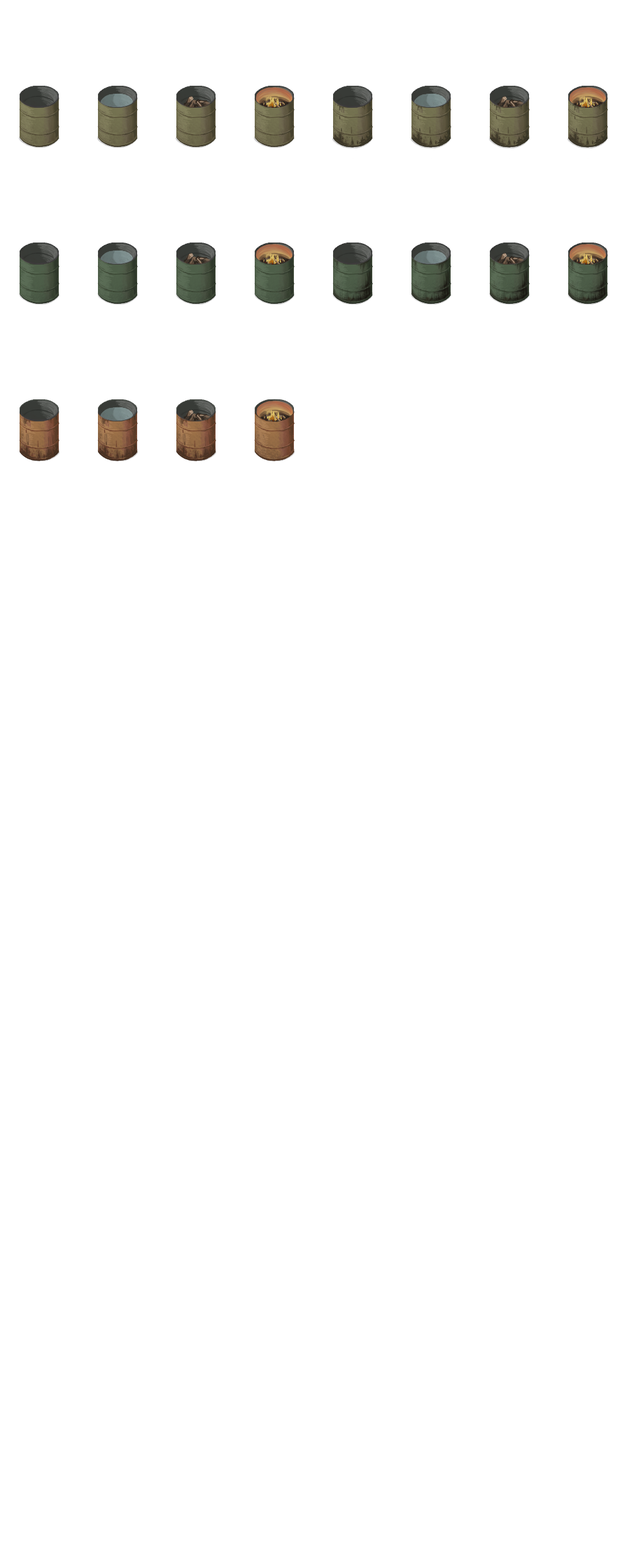
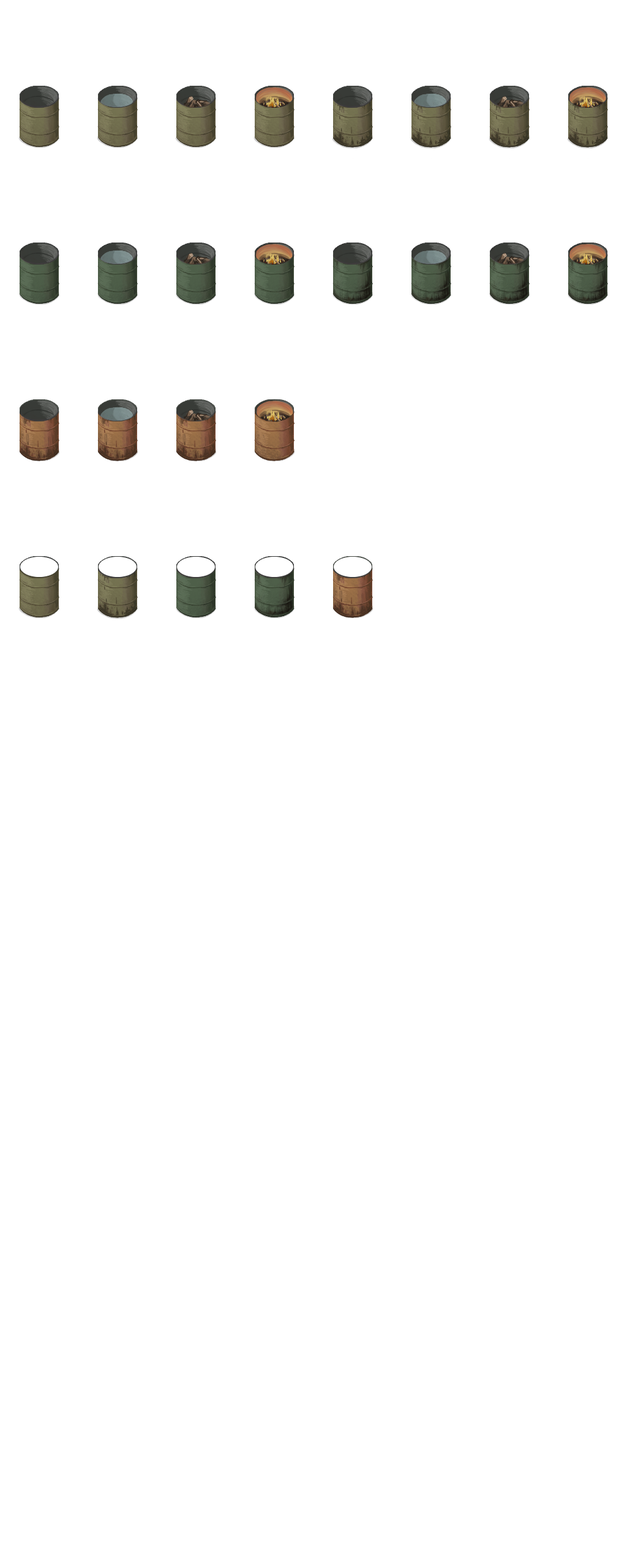
Comparing the layer stacks of the two 627×1568 images. Changes:
added group "metaldrum_overlay" with 5 layers above "metaldrum_05" over [left=18, top=556, right=374, bottom=620]
added layer "base-5" in group "metaldrum_overlay" over [left=332, top=556, right=374, bottom=619]
added layer "base-4" in group "metaldrum_overlay" over [left=254, top=556, right=296, bottom=619]
added layer "base-3" in group "metaldrum_overlay" over [left=175, top=556, right=217, bottom=619]
added layer "base-2" in group "metaldrum_overlay" over [left=96, top=556, right=139, bottom=620]
added layer "base-1" in group "metaldrum_overlay" over [left=18, top=556, right=61, bottom=619]
